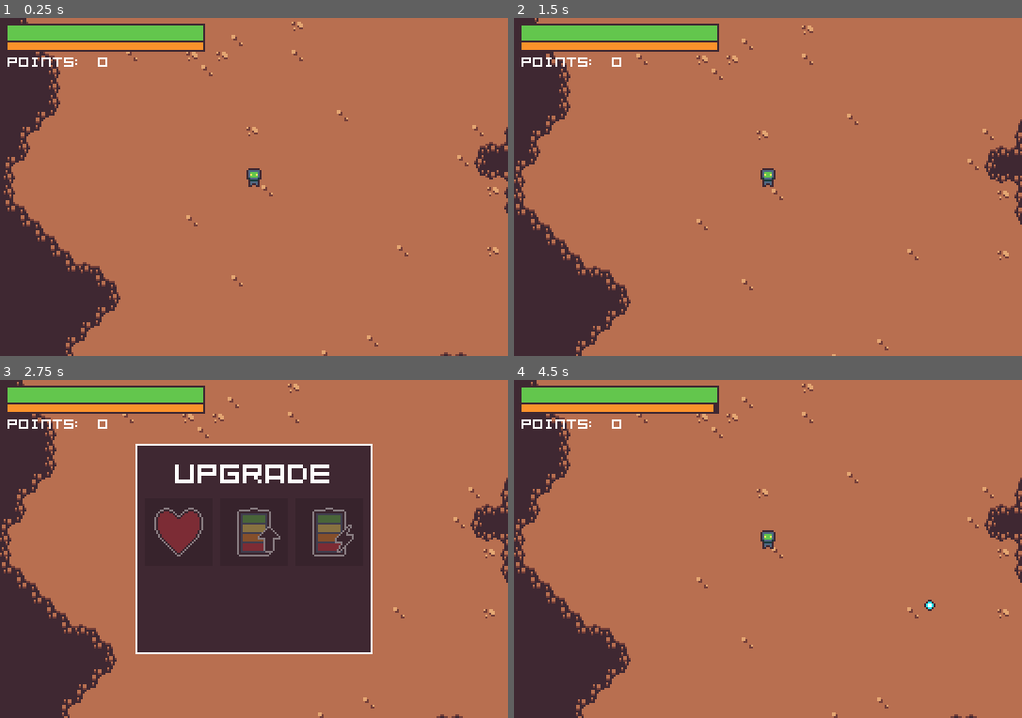
Above: before the commit, frames 1-4 (two rows, left to right).
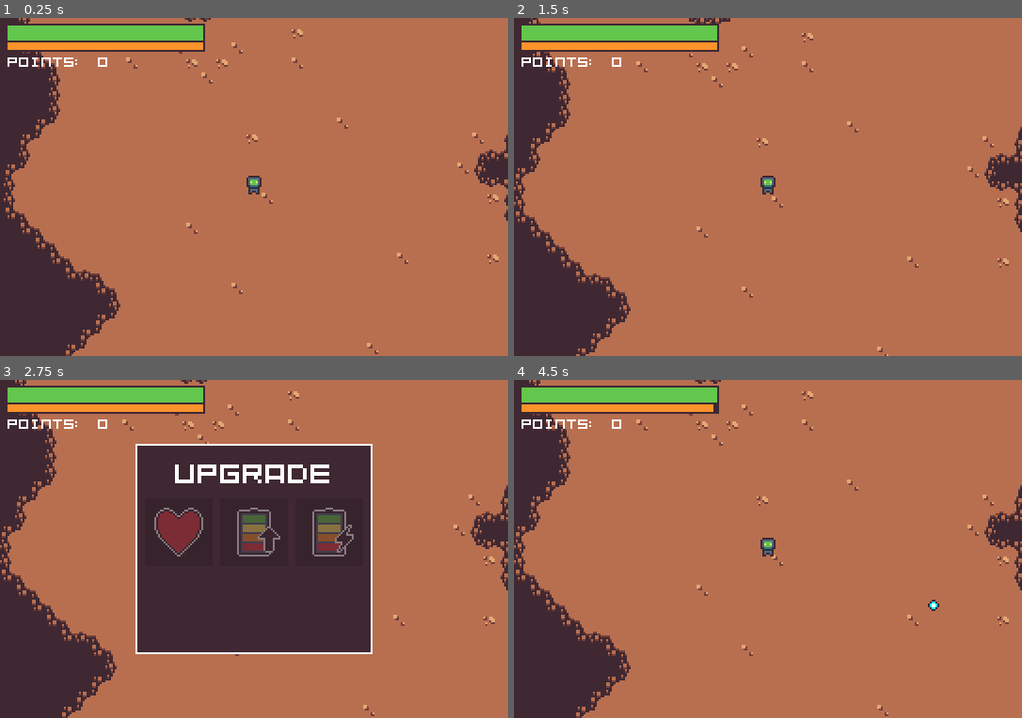
Above: after the commit, the same moments.

Repository: OriginTwo/shooter-robot
Game: Godot game, scene res://sources/game/game.tscn
The game is run twice, just before and just after one commit, with the same random seed, the same clock (stepped at 60 frames per second) and the same inputs.
Inputs (mouse positions are in pixels of both pictures, inside the frame that each line leads up to):
- Up to frame 1 (0.25 s): no input
- Up to frame 2 (1.5 s): tap Enter at 0.5 s; move the mouse to (879, 170) at 0.52 s; hold Tab (show_upgrades) 0.53-1.28 s; tap D (move_e) at 0.6 s; tap Space at 1.25 s; move the mouse to (666, 203) at 1.27 s; tap W (move_n) at 1.35 s
- Up to frame 3 (2.75 s): tap Enter at 2 s; move the mouse to (304, 474) at 2.02 s; hold Tab (show_upgrades) from 2.03 s (still down); tap S (move_s) at 2.1 s
- Up to frame 4 (4.5 s): tap Space at 2.75 s; move the mouse to (742, 616) at 2.77 s; tap A (move_w) at 2.85 s; tap Enter at 3.5 s; move the mouse to (920, 599) at 3.52 s; release Tab (show_upgrades) at 3.53 s; press the mouse at (920, 599) at 3.53 s; move the mouse to (615, 498) at 4.27 s; release the mouse at (615, 498) at 4.28 s; tap D (move_e) at 4.35 s

The runs differ from the first frame. In frame 1, 3.6% of the frame differs, in the area x 0-100%, y 0-100%; in frame 2, 3.7%; in frame 3, 3.3%; in frame 4, 3.8%.

Commit message:
add camera shake & game over

Diff:
--- a/project.godot
+++ b/project.godot
@@ -18,6 +18,7 @@
 [autoload]
 
 SignalBus="*res://sources/autoloads/scripts/signal_bus.gd"
+VfxUtil="*res://sources/autoloads/scripts/vfx_util.gd"
 
 [display]
 
--- a/sources/autoloads/scripts/signal_bus.gd
+++ b/sources/autoloads/scripts/signal_bus.gd
@@ -1,4 +1,7 @@
 extends Node
 
 @warning_ignore("unused_signal")
+signal game_over
+
+@warning_ignore("unused_signal")
 signal upgrades_bought(desc: UpgradesDesc)
--- /dev/null
+++ b/sources/autoloads/scripts/vfx_util.gd
@@ -0,0 +1,23 @@
+extends Node
+
+var camera: Camera2D
+var camera_shake_radius: float = 2.0
+var camera_shake_strength: float
+var camera_shake_decay: float
+
+func config_game_camera(radius: float, duration: float) -> void:
+	camera_shake_radius = radius
+	camera_shake_decay = 1.0 / duration
+
+func shake_camera(strength: float = 1.0) -> void:
+	camera = get_tree().get_first_node_in_group("game_camera")
+	camera_shake_strength = clamp(camera_shake_strength + strength, 0.0, 1.0)
+
+
+func _process(delta: float) -> void:
+	if camera_shake_strength > 0.0:
+		camera.offset = camera_shake_radius * Vector2(
+			randf_range(-camera_shake_strength, camera_shake_strength),
+			randf_range(-camera_shake_strength, camera_shake_strength))
+
+	camera_shake_strength = max(0.0, camera_shake_strength - camera_shake_decay * delta)
--- a/sources/enemy/enemy_close.tscn
+++ b/sources/enemy/enemy_close.tscn
@@ -70,7 +70,7 @@
 "texture": SubResource("AtlasTexture_mo6tk")
 }],
 "loop": true,
-"name": &"default",
+"name": &"idle",
 "speed": 10.0
 }, {
 "frames": [{
@@ -108,6 +108,7 @@
 [node name="AnimatedSprite2D" type="AnimatedSprite2D" parent="."]
 position = Vector2(0, -5)
 sprite_frames = SubResource("SpriteFrames_issq6")
+animation = &"run"
 autoplay = "run"
 
 [node name="CollisionShape2D" type="CollisionShape2D" parent="."]
--- a/sources/enemy/enemy_range.gd
+++ b/sources/enemy/enemy_range.gd
@@ -16,7 +16,10 @@
 func _ready() -> void:
 	state_machine.add_state("chase", Callable(), state_chase_physics_process)
 	state_machine.add_state("attack", Callable(), state_attack_physics_process, state_attack_enter)
+	state_machine.add_state("game_over")
 	state_machine.set_initial_state("chase")
+
+	SignalBus.game_over.connect(state_machine.change_state.bind("game_over", true))
 
 	health_component.depleted.connect(on_health_depleted)
 	health_component.changed.connect(on_health_changed)
@@ -29,7 +32,6 @@
 	if first_physics_frame:
 		first_physics_frame = false
 		return
-	navigation_agent_2d.target_position = player.global_position
 	state_machine.physics_process(delta)
 
 func on_health_depleted() -> void:
@@ -49,6 +51,8 @@
 
 
 func state_chase_physics_process(_delta: float) -> void:
+	navigation_agent_2d.target_position = player.global_position
+
 	var target_pos := navigation_agent_2d.get_next_path_position()
 	var target_dir := global_position.direction_to(target_pos)
 	velocity = target_dir * MAX_SPEED
@@ -63,6 +67,8 @@
 
 const ATTACK_RANGE: float = 70.0
 func state_attack_physics_process(_delta: float) -> void:
+	navigation_agent_2d.target_position = player.global_position
+
 	var dir := global_position.direction_to(player.global_position).normalized()
 	velocity = dir.orthogonal() * MAX_SPEED
 	move_and_slide()
--- a/sources/enemy/scripts/enemy_close.gd
+++ b/sources/enemy/scripts/enemy_close.gd
@@ -15,7 +15,10 @@
 func _ready() -> void:
 	state_machine.add_state("chase", Callable(), state_chase_physics_process)
 	state_machine.add_state("attack", Callable(), Callable(), state_attack_enter)
+	state_machine.add_state("game_over", Callable(), Callable(), state_game_over_enter)
 	state_machine.set_initial_state("chase")
+
+	SignalBus.game_over.connect(state_machine.change_state.bind("game_over", true))
 
 	health_component.depleted.connect(on_health_depleted)
 	health_component.changed.connect(on_health_changed)
@@ -28,7 +31,6 @@
 	if first_physics_frame:
 		first_physics_frame = false
 		return
-	navigation_agent_2d.target_position = player.global_position
 	state_machine.physics_process(delta)
 
 func on_health_depleted() -> void:
@@ -48,6 +50,8 @@
 
 
 func state_chase_physics_process(_delta: float) -> void:
+	navigation_agent_2d.target_position = player.global_position
+
 	var target_pos := navigation_agent_2d.get_next_path_position()
 	var target_dir := global_position.direction_to(target_pos)
 	velocity = target_dir * MAX_SPEED
@@ -64,3 +68,7 @@
 	await get_tree().create_timer(0.2).timeout
 	$ExplosionSpawnerComponent.spawn(get_tree().get_first_node_in_group("particles"))
 	queue_free()
+
+
+func state_game_over_enter() -> void:
+	animated_sprite_2d.play("idle")
--- a/sources/enemy/scripts/enemy_spawner.gd
+++ b/sources/enemy/scripts/enemy_spawner.gd
@@ -13,6 +13,8 @@
 var spawn_time: float = 4.0
 
 func _ready() -> void:
+	SignalBus.game_over.connect(timer.stop)
+
 	timer.timeout.connect(on_spawn)
 	timer.start(spawn_time)
 
--- a/sources/game/game.tscn
+++ b/sources/game/game.tscn
@@ -1,6 +1,7 @@
-[gd_scene load_steps=11 format=4 uid="uid://d2v5rwbvgpdx0"]
+[gd_scene load_steps=12 format=4 uid="uid://d2v5rwbvgpdx0"]
 
 [ext_resource type="Texture2D" uid="uid://g5l2klcy4wh7" path="res://assets/terrain/tileset.png" id="1_0g64o"]
+[ext_resource type="Script" path="res://sources/game/scripts/game.gd" id="1_gr32f"]
 [ext_resource type="PackedScene" uid="uid://bdaeqkxl05bmp" path="res://sources/player/player_ui.tscn" id="3_6fsbk"]
 [ext_resource type="PackedScene" uid="uid://b58jjeh5w0b3n" path="res://sources/enemy/enemy_spawner.tscn" id="5_olu8f"]
 [ext_resource type="PackedScene" uid="uid://cm5wx8q6yihns" path="res://sources/player/player.tscn" id="7_dx8t4"]
@@ -194,6 +195,7 @@
 
 [node name="Game" type="Node2D"]
 y_sort_enabled = true
+script = ExtResource("1_gr32f")
 
 [node name="NavigationRegion2D" type="NavigationRegion2D" parent="."]
 position = Vector2(-37, 10)
@@ -208,7 +210,8 @@
 [node name="Player" parent="." instance=ExtResource("7_dx8t4")]
 position = Vector2(69, 90)
 
-[node name="Camera2D" type="Camera2D" parent="Player"]
+[node name="Camera2D" type="Camera2D" parent="Player" groups=["game_camera"]]
+position = Vector2(0, -4)
 position_smoothing_speed = 2.0
 
 [node name="EnemySpawner" parent="." node_paths=PackedStringArray("tile_map_layer") instance=ExtResource("5_olu8f")]
--- /dev/null
+++ b/sources/game/scripts/game.gd
@@ -0,0 +1,13 @@
+extends Node2D
+
+var camera: Camera2D
+
+func _ready() -> void:
+	SignalBus.game_over.connect(on_game_over)
+
+	VfxUtil.config_game_camera(3.0, 0.3)
+
+	set_deferred("camera", get_tree().get_first_node_in_group("game_camera"))
+
+func on_game_over() -> void:
+	camera.reparent(self)
--- a/sources/player/scripts/player.gd
+++ b/sources/player/scripts/player.gd
@@ -49,7 +49,8 @@
 
 	SignalBus.upgrades_bought.connect(on_upgrades_bought)
 
-	health_component.depleted.connect(get_tree().call_deferred.bind("reload_current_scene"))
+	#health_component.depleted.connect(get_tree().call_deferred.bind("reload_current_scene"))
+	health_component.depleted.connect(on_health_depleted)
 	health_component.changed.connect(on_health_changed)
 
 	set_deferred("points", 0)
@@ -79,9 +80,14 @@
 		UpgradesDesc.Kind.ENERGY_RECHARGE:
 			energy_recharge_rate += 10.0
 
+func on_health_depleted() -> void:
+	SignalBus.game_over.emit()
+	queue_free()
+
 func on_health_changed(_new_amount: int) -> void:
 	$ShakeComponent.shake()
 	$FlashComponent.flash()
+	VfxUtil.shake_camera()
 
 
 func state_idle_enter() -> void:
--- a/sources/player/scripts/player_ui.gd
+++ b/sources/player/scripts/player_ui.gd
@@ -16,6 +16,8 @@
 	health_bar.value = player_health.health
 	energy_bar.max_value = player.max_energy
 	energy_bar.value = player.energy
+
+	SignalBus.game_over.connect(set_process.bind(false))
 
 	player.max_energy_changed.connect(on_player_max_energy_changed)
 	player.points_changed.connect(on_player_points_changed)
Not shown, changed: notes.txt
